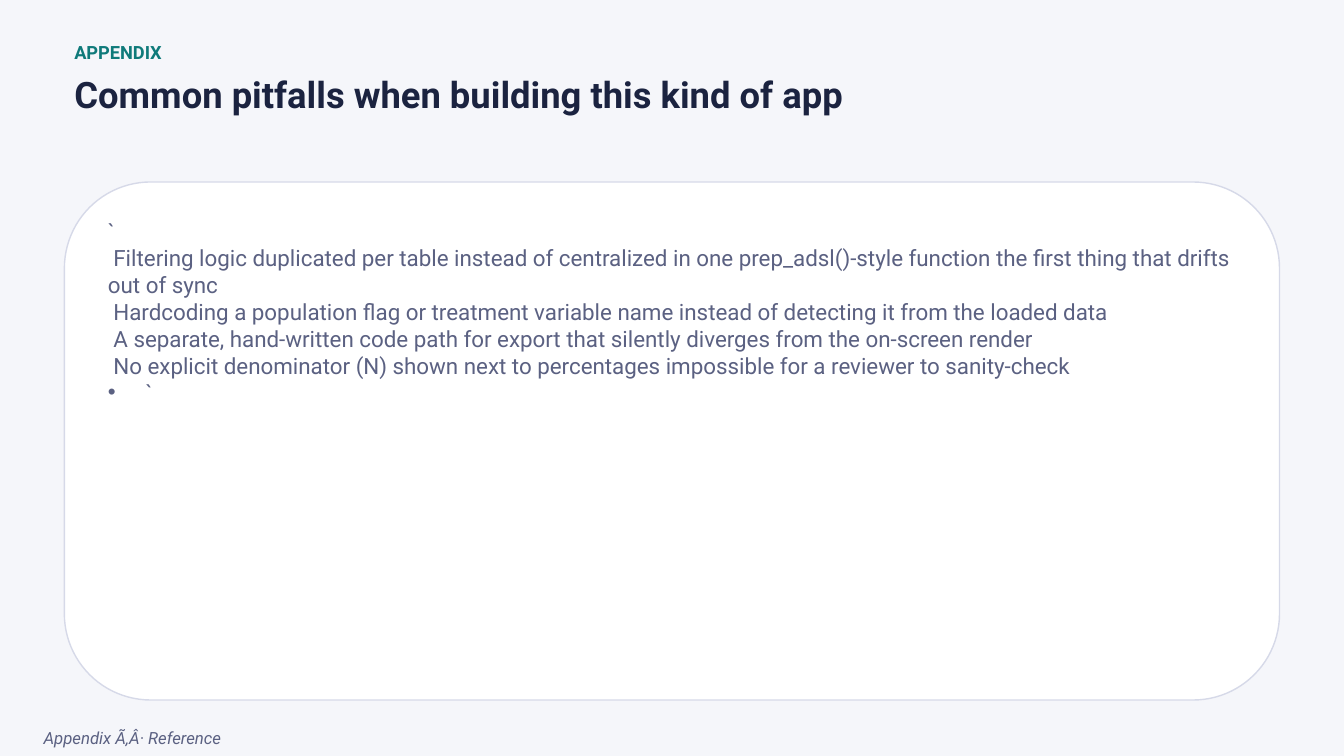
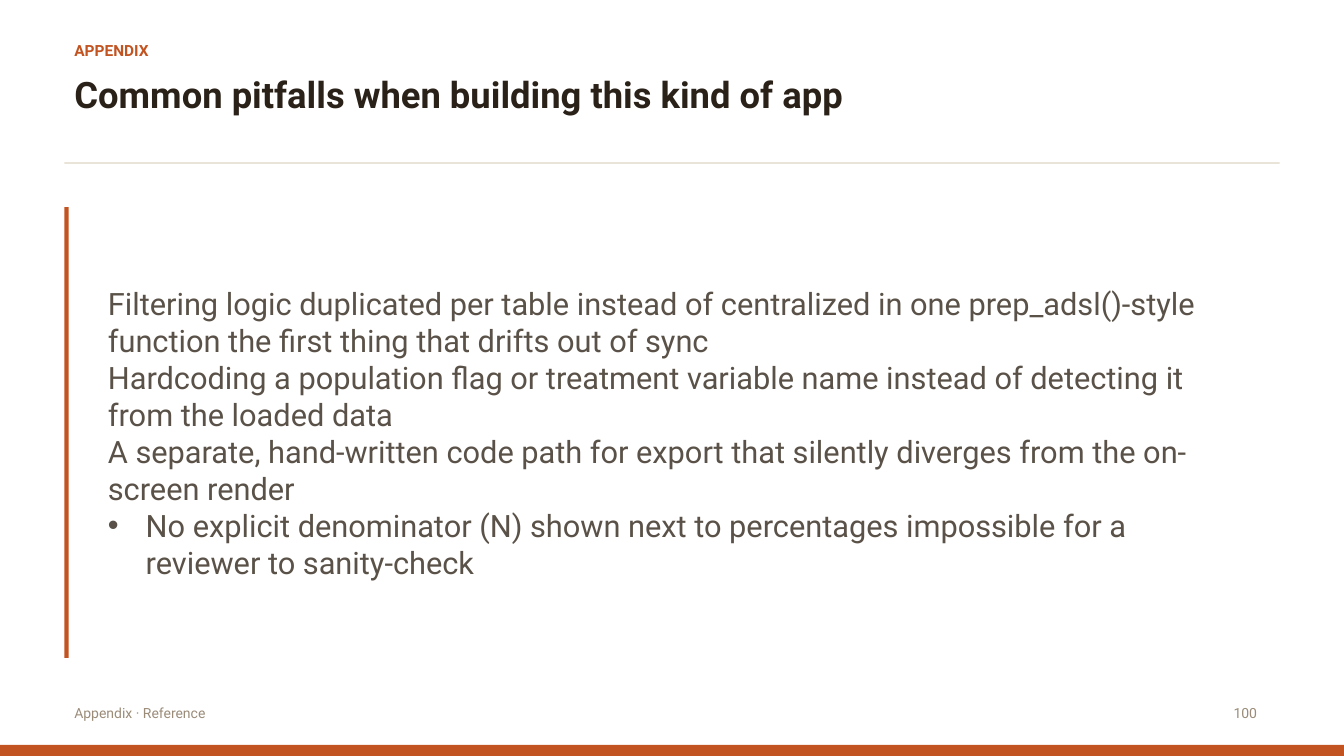
Before and after one commit to itsmdivakaran/IASCT-RShiny-Workshop, a slide deck: slide 119 of IASCT_Shiny_Workshop.pptx (slide 100 before the commit). Drawn at 1344x756 pixels with LibreOffice and Linux fonts; fonts in the diff are those of the drawing. Boxes give left, top, right and bottom in pixels: in the first picture for what was removed or moved away, otherwise in the second. Text is boxed around its words. In the diff, an @@ line names an element or a change of style, - is before the commit and + after.

```diff
--- a/IASCT_Shiny_Workshop.pptx
+++ b/IASCT_Shiny_Workshop.pptx
@@ background #F5F6FA to #FFFFFF @@
@@ text "APPENDIX" at [74, 45, 148, 56]: size 13 to 11 pt, text colour #0F7A7A to #C25422 @@
@@ text "Common pitfalls when building this ..." at [74, 80, 842, 116]: text colour #1B2340 to #2A2118 @@
@@ rectangle added at [65, 162, 1280, 163], fill #E0D5C3 @@
@@ rounded rectangle removed at [65, 182, 1280, 701] @@
@@ rectangle added at [65, 208, 69, 658], fill #C25422 @@
@@ text "Filtering logic duplicated per table ..." at [108, 290, 1195, 581]: vertical alignment top to middle @@
@@ text at [108, 290, 1195, 581]: text changed; size 16 to 22 pt; text colour #5B6182 to #5A5248 @@
-• `
-  Filtering logic duplicated per table instead of centralized in one prep_adsl()-style function the first thing that drifts out of sync
-  Hardcoding a population flag or treatment variable name instead of detecting it from the loaded data
-  A separate, hand-written code path for export that silently diverges from the on-screen render
-  No explicit denominator (N) shown next to percentages impossible for a reviewer to sanity-check
-  `
+• Filtering logic duplicated per table instead of centralized in one prep_adsl()-style function the first thing that drifts out of sync
+  Hardcoding a population flag or treatment variable name instead of detecting it from the loaded data
+  A separate, hand-written code path for export that silently diverges from the on-screen render
+  No explicit denominator (N) shown next to percentages impossible for a reviewer to sanity-check
@@ text at [74, 707, 205, 721]: text changed; size 12 to 10 pt; text colour #5B6182 to #9B8C79; italic off @@
-Appendix Ã‚Â· Reference
+Appendix · Reference
@@ text added at [1234, 708, 1258, 718], 10 pt, text #9B8C79 @@
+100
@@ rectangle added at [0, 745, 1344, 756], fill #C25422 @@
```
Also in this commit, not shown: 105 other slides changed, 21 slides added, 2 slides removed, 4 other files.
